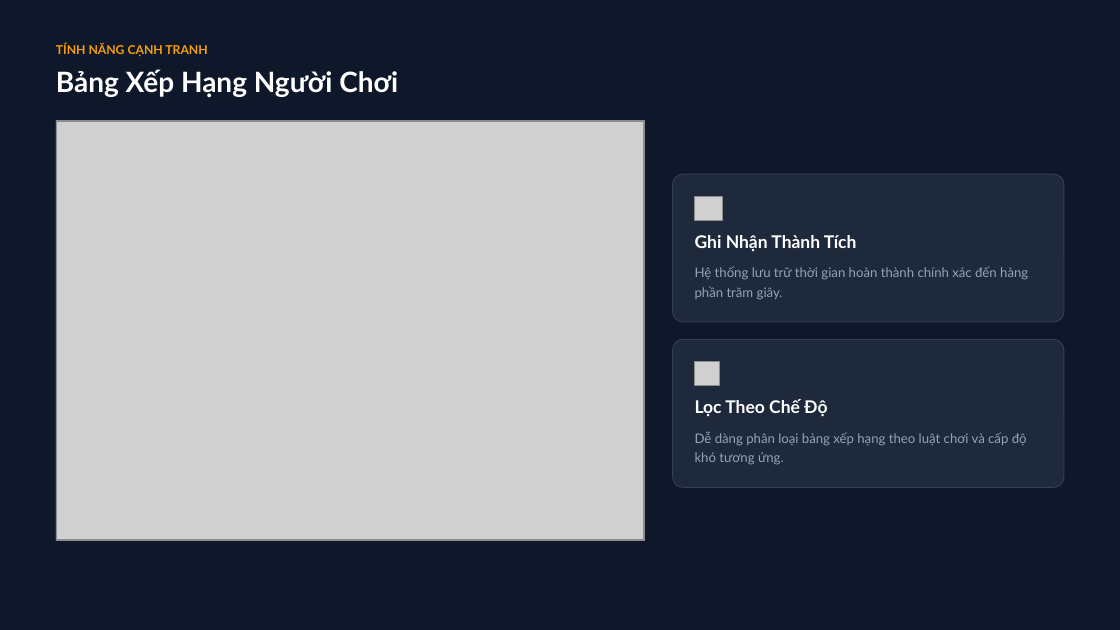
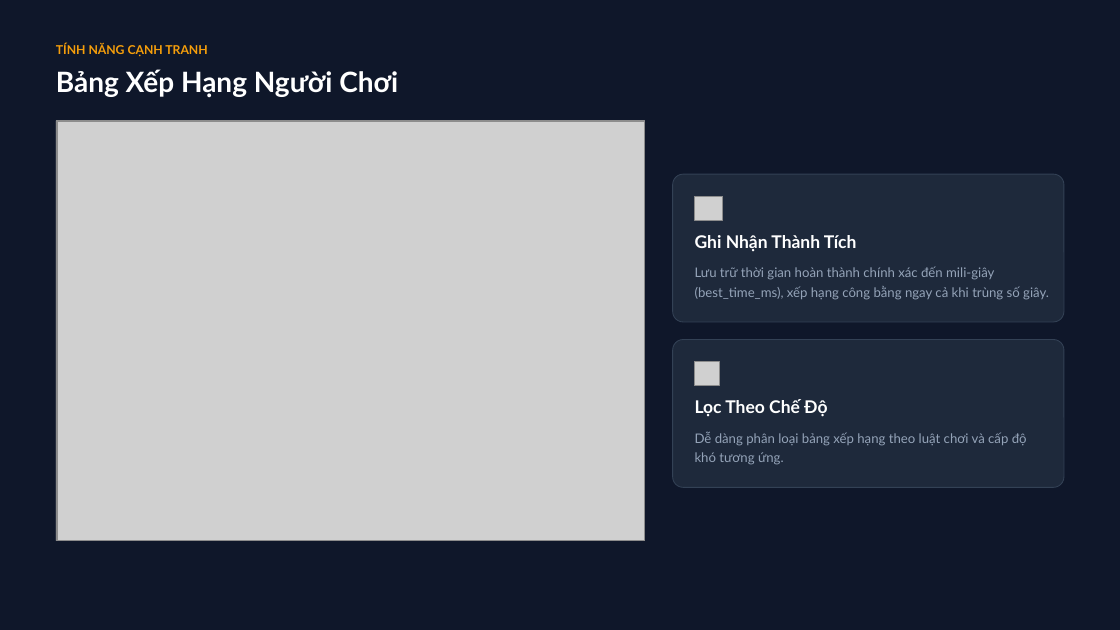
Before and after one commit to imaKea/prjMinesweeper, a slide deck: slide 6 of demo_minesweeper.pptx. Drawn at 1120x630 pixels with LibreOffice and Linux fonts; fonts in the diff are those of the drawing; grey boxes stand for pictures. Boxes give left, top, right and bottom in pixels: in the first picture for what was removed or moved away, otherwise in the second. Text is boxed around its words. In the diff, an @@ line names an element or a change of style, - is before the commit and + after.

```diff
--- a/demo_minesweeper.pptx
+++ b/demo_minesweeper.pptx
@@ text at (695, 266, 1049, 300): text changed @@
-Hệ thống lưu trữ thời gian hoàn thành chính xác đến hàng phần trăm giây.
+Lưu trữ thời gian hoàn thành chính xác đến mili-giây (best_time_ms), xếp hạng công bằng ngay cả khi trùng số giây.
```
Also in this commit, not shown: 7 other slides changed, 1 other file.
